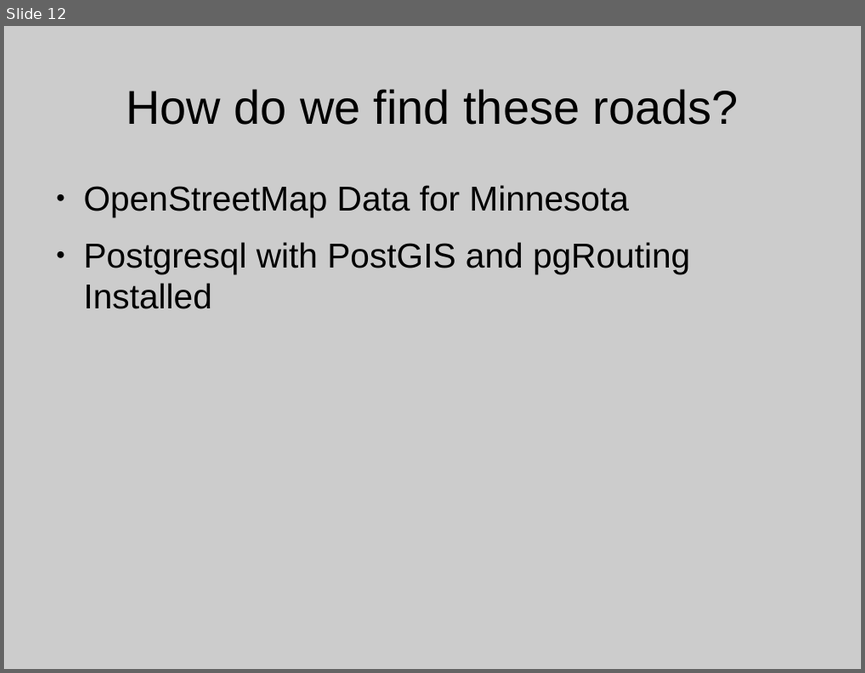
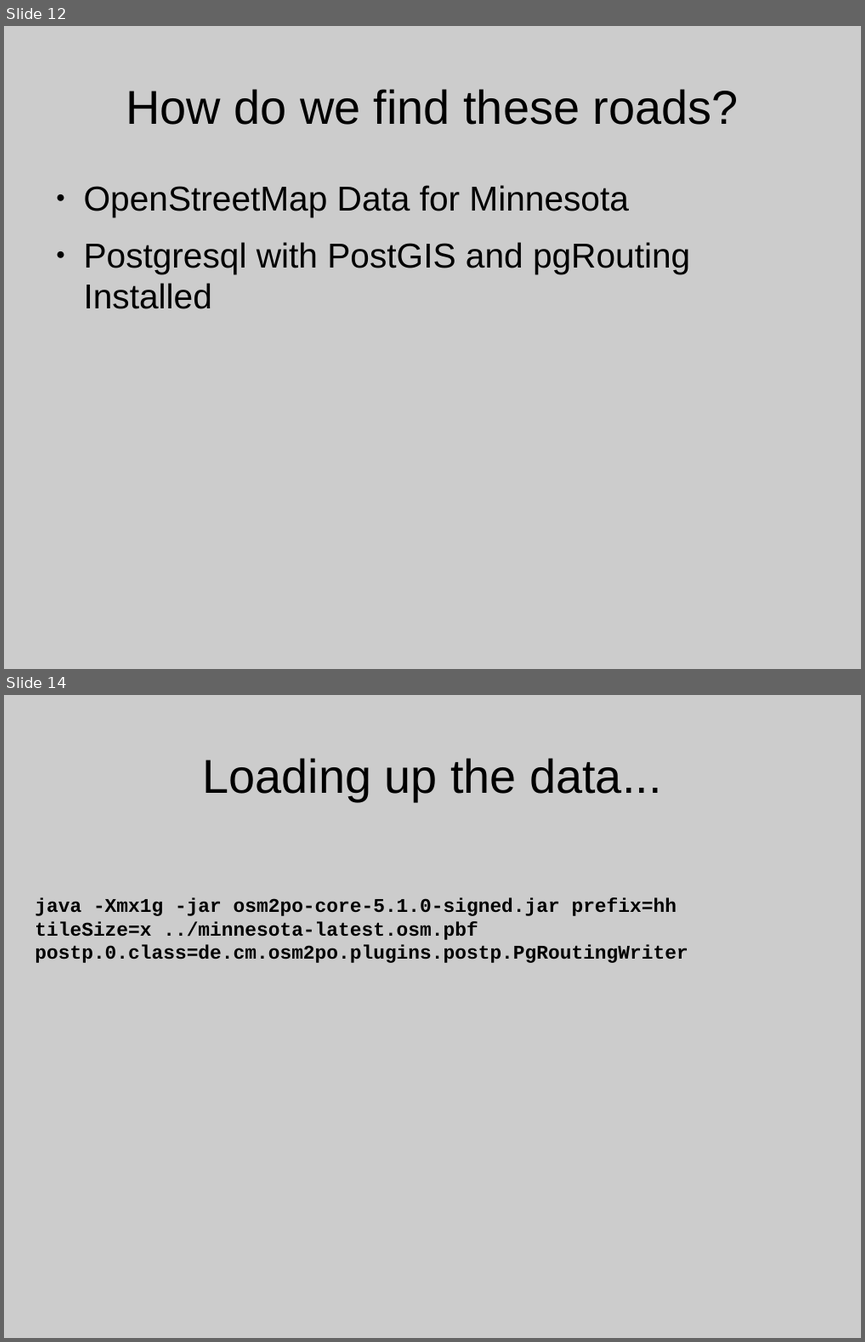
Before and after one commit to theduckylittle/routing-for-fun, a slide deck: UMGEOCON Presentation.odp. Shown one above the other, each under a label of ours: slide 12 before the commit, slides 12 and 14 after it; the slides between them are not shown. The pictures are 865x673 and 865x1342 pixels, drawn with LibreOffice and Linux fonts; fonts in the diff are those of the drawing; background and template pictures are left out. Boxes give left, top, right and bottom in pixels: in the first picture for what was removed or moved away, otherwise in the second. Text is boxed around its words. In the diff, an @@ line names an element or a change of style, - is before the commit and + after.

```diff
--- a/UMGEOCON Presentation.odp
+++ b/UMGEOCON Presentation.odp
@@ slide 14 added at [4, 695, 861, 1338], background #CCCCCC @@
@@ title added at [202, 758, 661, 801], 44 pt, text #000000 @@
+Loading up the data...
@@ text added at [35, 898, 687, 963], 18 pt, text #000000, bold @@
+java -Xmx1g -jar osm2po-core-5.1.0-signed.jar prefix=hh tileSize=x ../minnesota-latest.osm.pbf postp.0.class=de.cm.osm2po.plugins.postp.PgRoutingWriter
```
Also in this commit, not shown: 11 other slides added, 1 slide removed, 1 other file.
